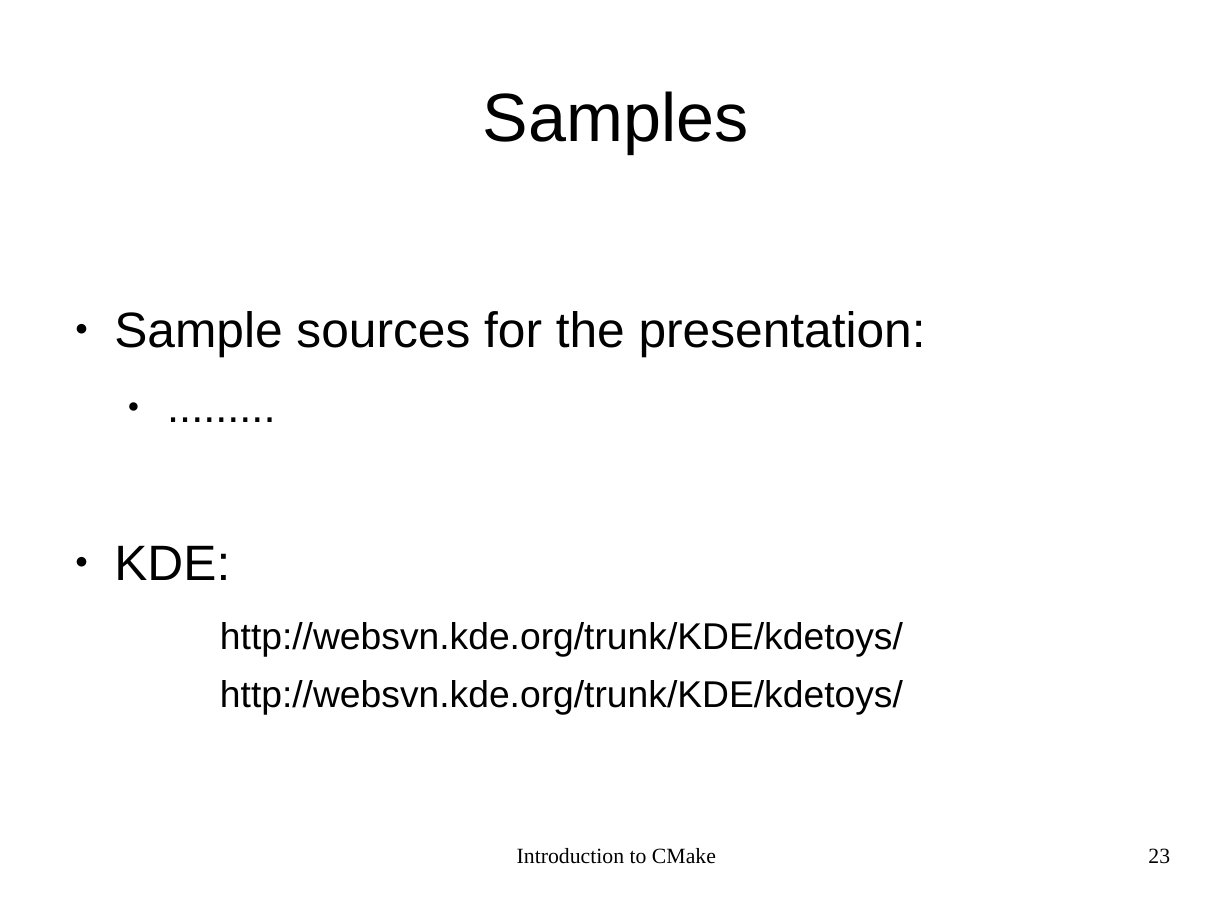
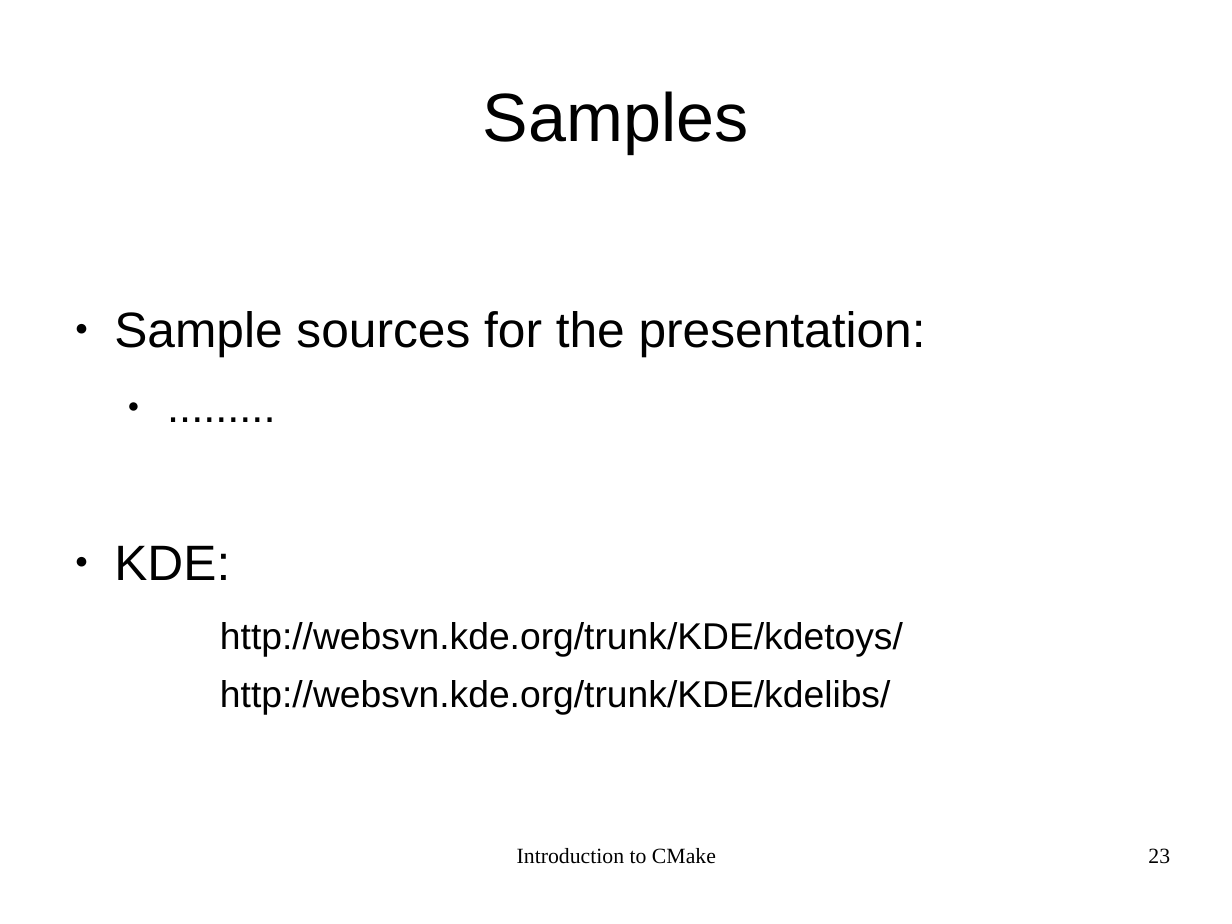
Before and after one commit to shlomif/shlomi-fish-homepage, a slide deck: slide 23 of t2/lecture/CMake/introduction_to_cmake-2.odp. Drawn at 1232x924 pixels with LibreOffice and Linux fonts; fonts in the diff are those of the drawing. Boxes give left, top, right and bottom in pixels: in the first picture for what was removed or moved away, otherwise in the second. Text is boxed around its words. In the diff, an @@ line names an element or a change of style, - is before the commit and + after.

Commit message:
fixed xml2odp

```diff
--- a/t2/lecture/CMake/introduction_to_cmake-2.odp
+++ b/t2/lecture/CMake/introduction_to_cmake-2.odp
@@ text at (220, 680, 890, 715): text changed @@
-    http://websvn.kde.org/trunk/KDE/kdetoys/
+    http://websvn.kde.org/trunk/KDE/kdelibs/
```
Also in this commit, not shown: 6 other slides changed, 7 other files.
